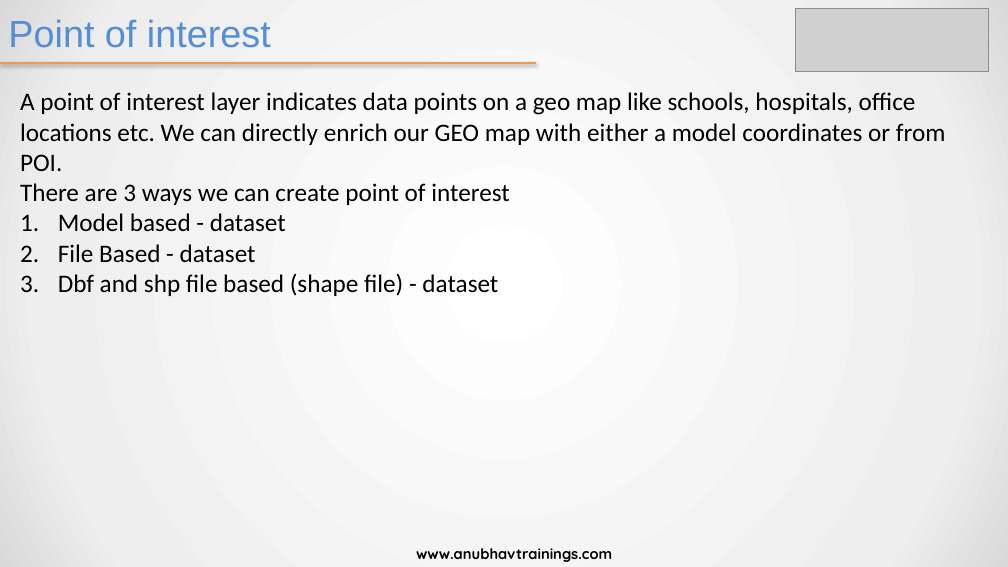
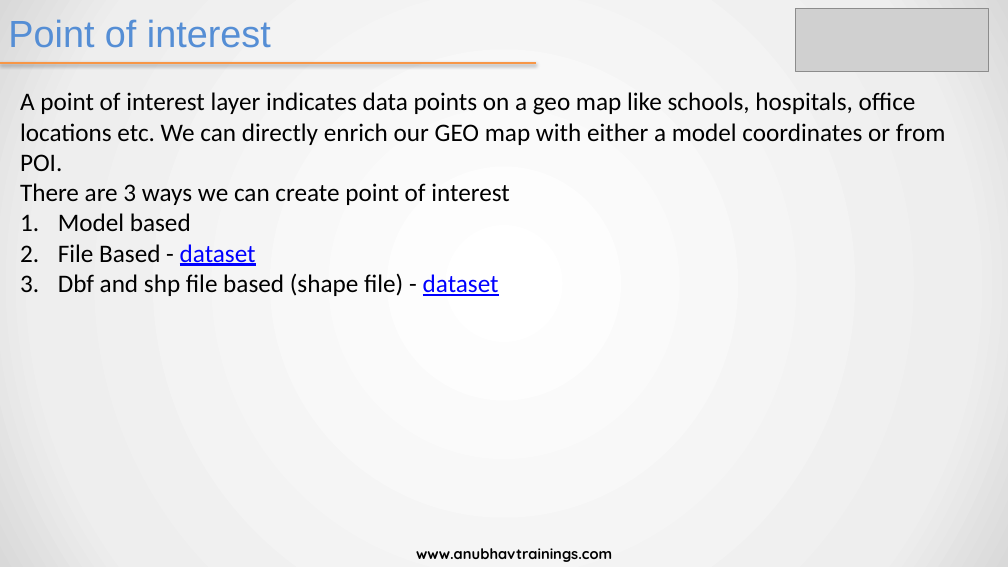
Before and after one commit to samui5/saccorptraining, a slide deck: slide 3 of day 4/SAC_Training Day 4.pptx. Drawn at 1008x567 pixels with LibreOffice and Linux fonts; fonts in the diff are those of the drawing; grey boxes stand for pictures. Boxes give left, top, right and bottom in pixels: in the first picture for what was removed or moved away, otherwise in the second. Text is boxed around its words. In the diff, an @@ line names an element or a change of style, - is before the commit and + after.

```diff
--- a/day 4/SAC_Training Day 4.pptx
+++ b/day 4/SAC_Training Day 4.pptx
@@ text at (x1=58, y1=213, x2=191, y2=231): text changed @@
-1. Model based - dataset
+1. Model based
@@ text at (x1=58, y1=244, x2=499, y2=296): text colour #000000 to #0000FF, underline on in "dataset", "dataset" @@
```
Also in this commit, not shown: 1 slide added.
